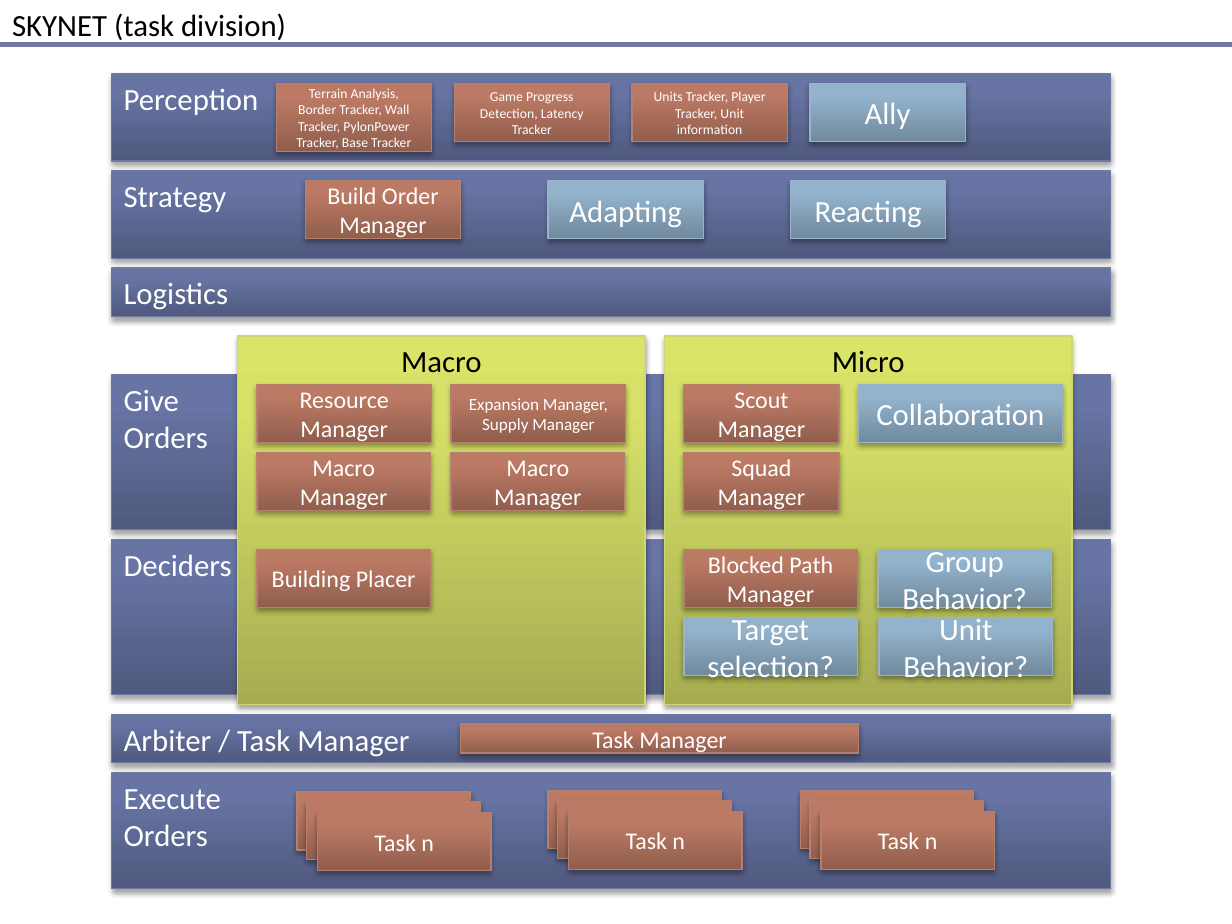
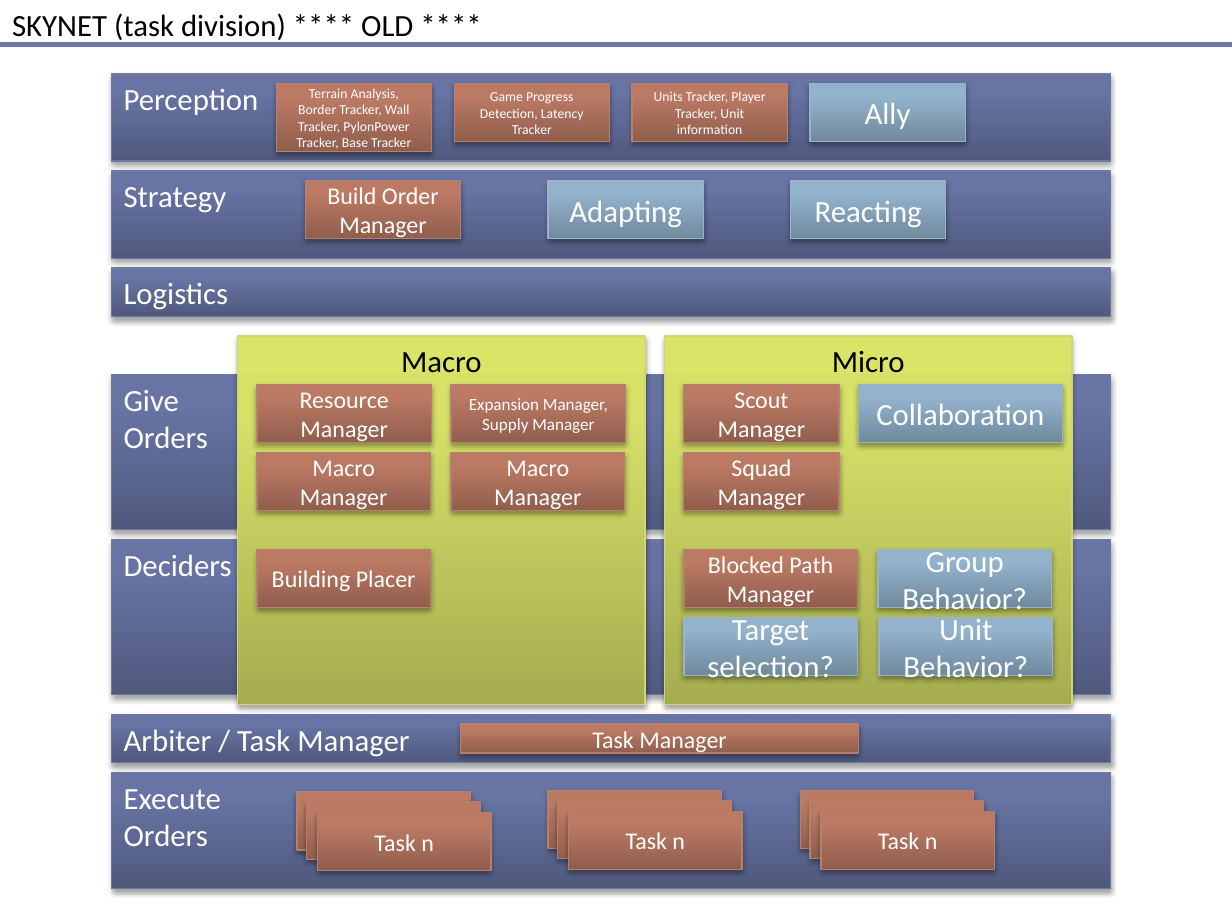
Before and after one commit to syhw/RTS_AI_survey, a slide deck: slide 6 of figures/RTS_AI_tasks.pptx (slide 4 before the commit). Drawn at 1232x924 pixels with LibreOffice and Linux fonts; fonts in the diff are those of the drawing. Boxes give left, top, right and bottom in pixels: in the first picture for what was removed or moved away, otherwise in the second. Text is boxed around its words. In the diff, an @@ line names an element or a change of style, - is before the commit and + after.

```diff
--- a/figures/RTS_AI_tasks.pptx
+++ b/figures/RTS_AI_tasks.pptx
@@ text at <box>12,13,413,44</box>: text changed @@
-SKYNET (task division)
+SKYNET (task division) **** OLD ****
```
Also in this commit, not shown: 3 other slides changed, 2 slides added.
